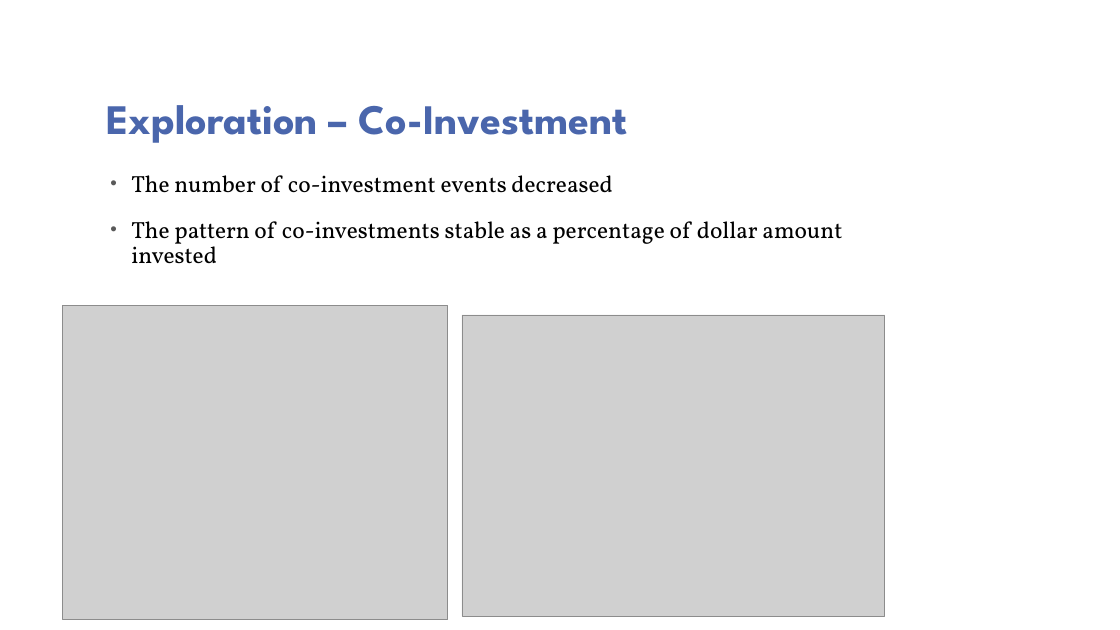
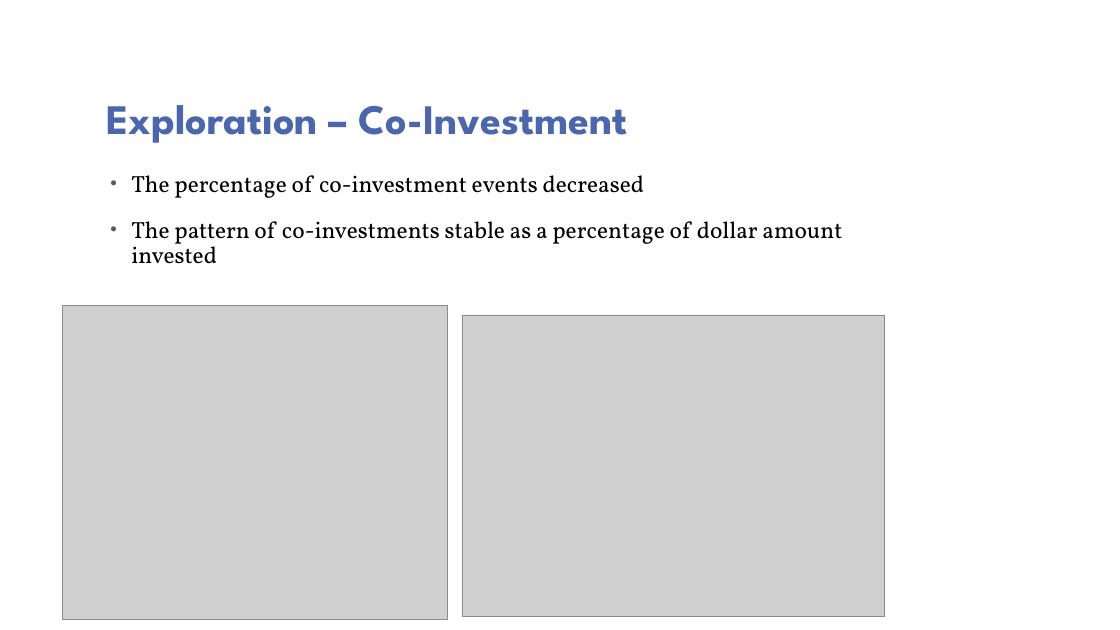
Before and after one commit to nicole-erich/MSBA-Summer, a slide deck: slide 8 of Project_Erich_Li_Peng_Wang.pptx. Drawn at 1120x630 pixels with LibreOffice and Linux fonts; fonts in the diff are those of the drawing; grey boxes stand for pictures; background and template pictures are left out. Boxes give left, top, right and bottom in pixels: in the first picture for what was removed or moved away, otherwise in the second. Text is boxed around its words. In the diff, an @@ line names an element or a change of style, - is before the commit and + after.

```diff
--- a/Project_Erich_Li_Peng_Wang.pptx
+++ b/Project_Erich_Li_Peng_Wang.pptx
@@ text at (131,175,644,198): text changed @@
-• The number of co-investment events decreased
+• The percentage of co-investment events decreased
```
